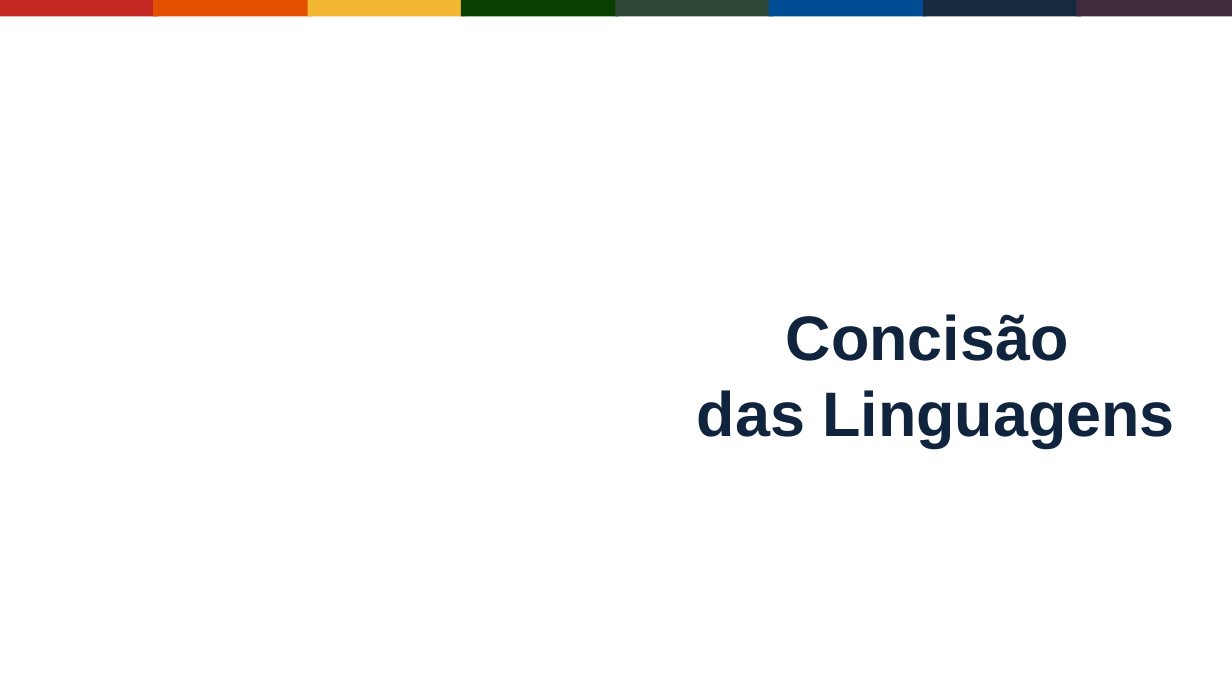
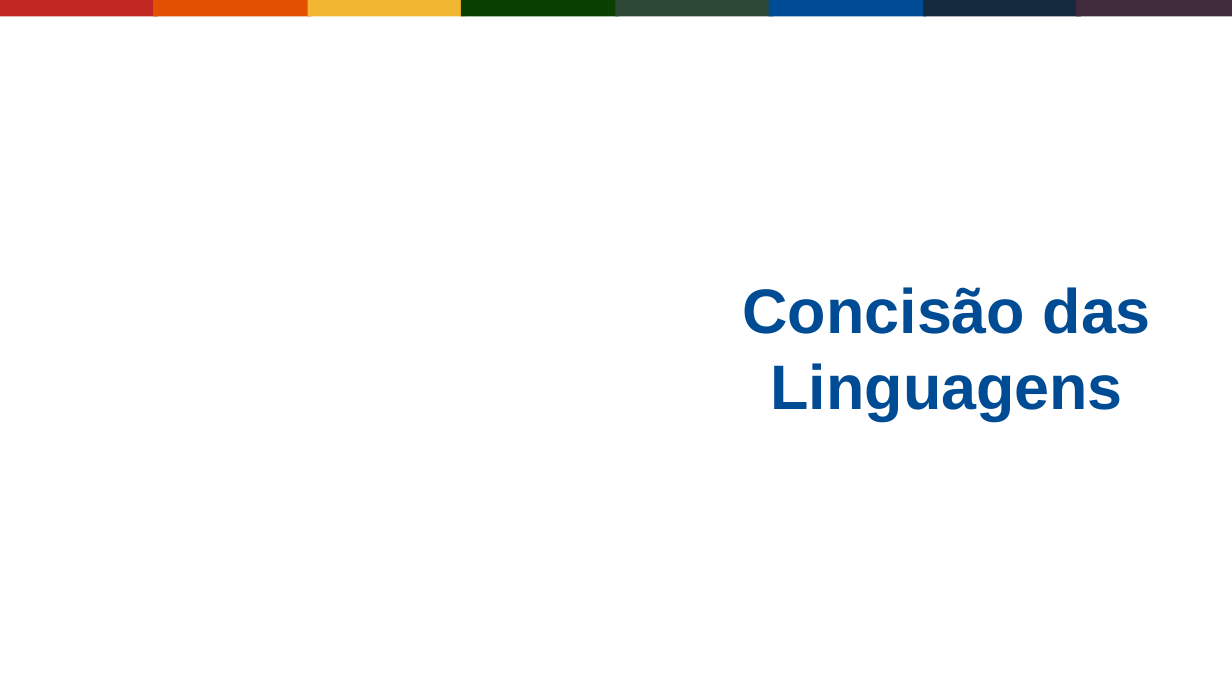
Before and after one commit to Gabrielgps25/meetup-kotlin-java-differences-features, a slide deck: slide 12 of buscando-interoperabilidade-entre-java-jvm-kotlin.odp. Drawn at 1232x693 pixels with LibreOffice and Linux fonts; fonts in the diff are those of the drawing; background and template pictures are left out. Boxes give left, top, right and bottom in pixels: in the first picture for what was removed or moved away, otherwise in the second. Text is boxed around its words. In the diff, an @@ line names an element or a change of style, - is before the commit and + after.

```diff
--- a/buscando-interoperabilidade-entre-java-jvm-kotlin.odp
+++ b/buscando-interoperabilidade-entre-java-jvm-kotlin.odp
@@ title at [743,287,1151,420]: text changed; text colour #10243E to #004C94 @@
-Concisão
-das Linguagens
+Concisão das Linguagens
```
Also in this commit, not shown: 21 other slides changed.
